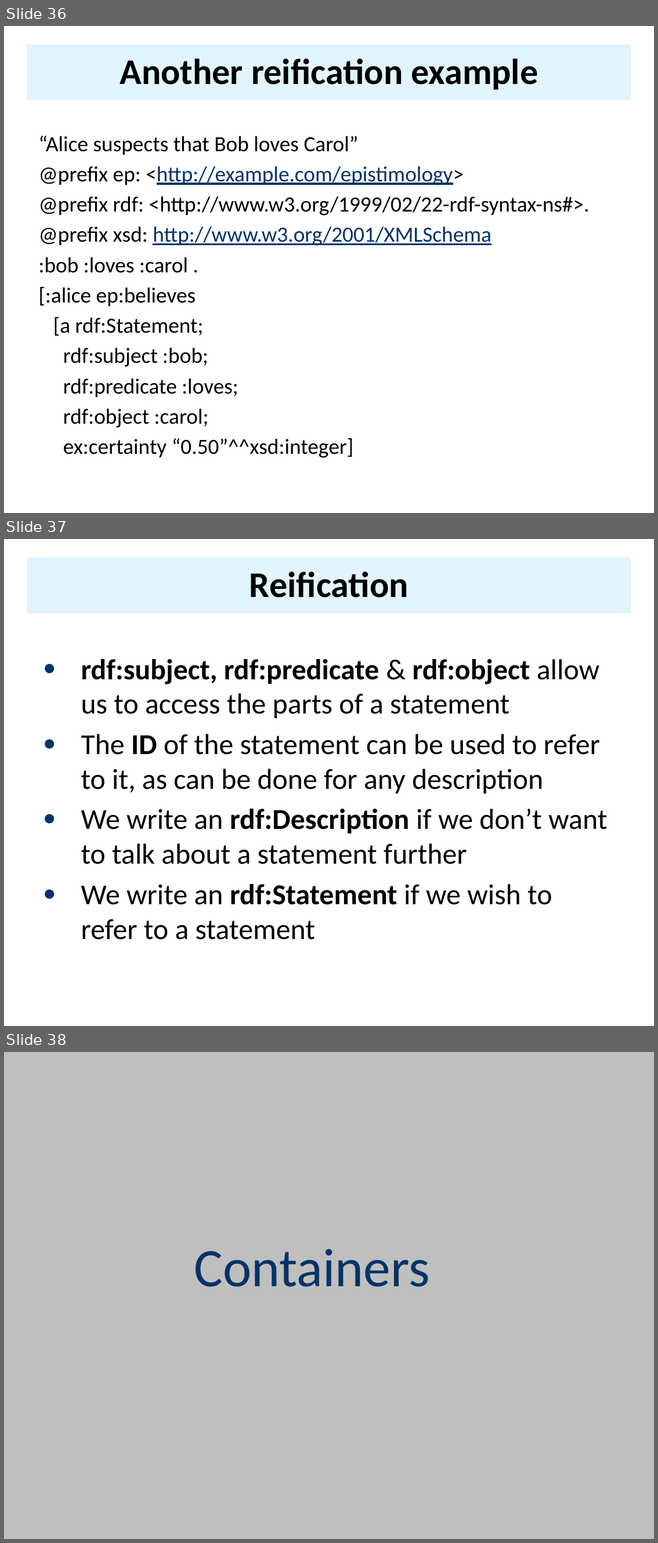
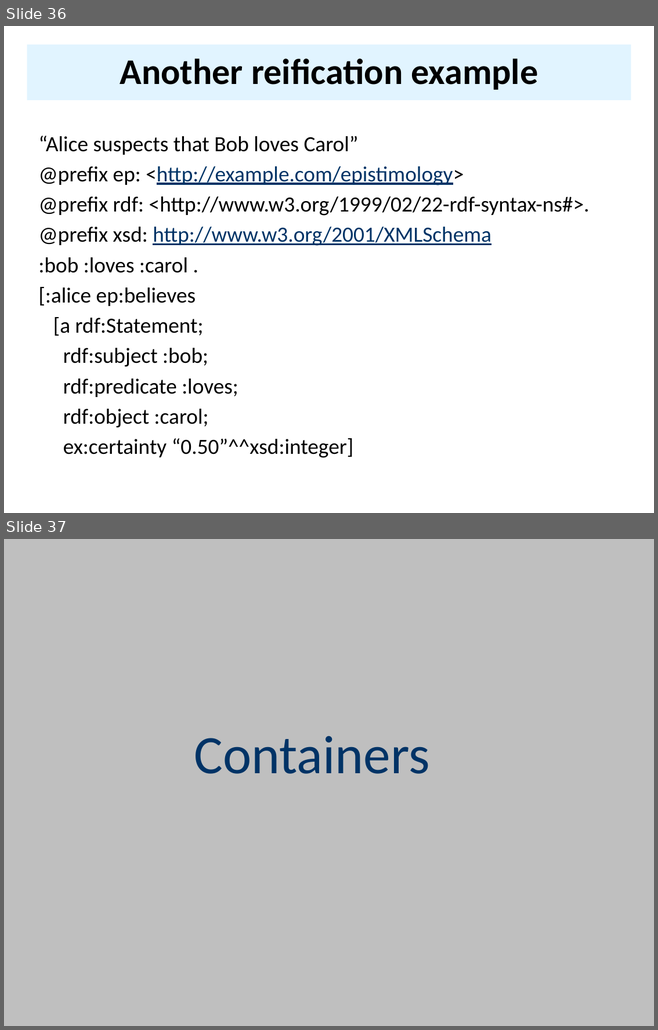
Before and after one commit to UMBC-CMSC-491-691-F19-Knowledge-Graphs/class_material, a slide deck: notes/04_rdf/04rdfSyntax2.pptx. Shown one above the other, each under a label of ours: slides 36, 37 and 38 before the commit, slides 36 and 37 after it. The pictures are 658x1543 and 658x1030 pixels, drawn with LibreOffice and Linux fonts; fonts in the diff are those of the drawing. Boxes give left, top, right and bottom in pixels: in the first picture for what was removed or moved away, otherwise in the second. Text is boxed around its words. In the diff, an @@ line names an element or a change of style, - is before the commit and + after.

```diff
--- a/notes/04_rdf/04rdfSyntax2.pptx
+++ b/notes/04_rdf/04rdfSyntax2.pptx
@@ slide 37 removed at [4, 539, 654, 1026], background #FFFFFF @@
@@ title removed at [27, 557, 630, 613] @@
-Reification
@@ text removed at [81, 659, 607, 905] @@
-● rdf:subject, rdf:predicate & rdf:object allow us to access the parts of a statement
-● The ID of the statement can be used to refer to it, as can be done for any description
-● We write an rdf:Description if we don’t want to talk about a statement further
-● We write an rdf:Statement if we wish to refer to a statement
@@ what was slide 38 is now slide 37 @@
```
Also in this commit, not shown: 3 slides changed, 1 other file.
